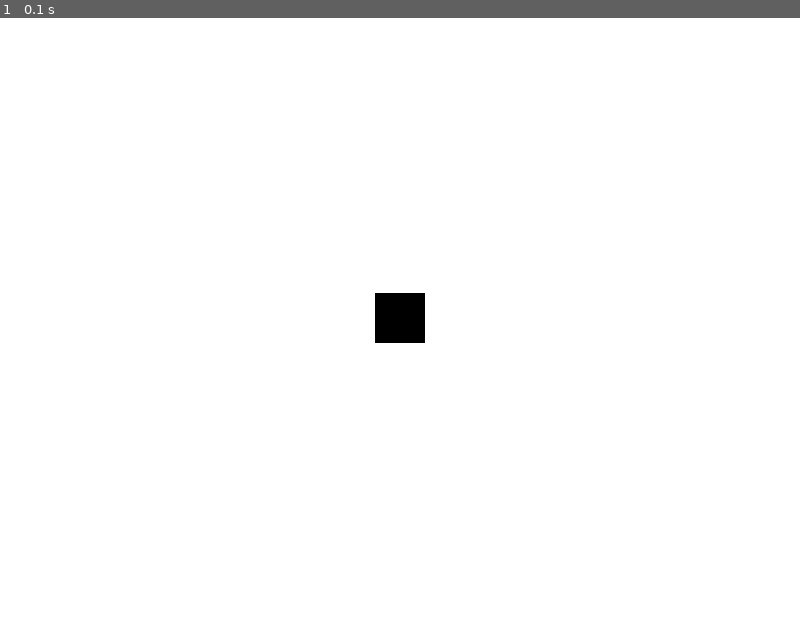
Above: before the commit, frame 1.
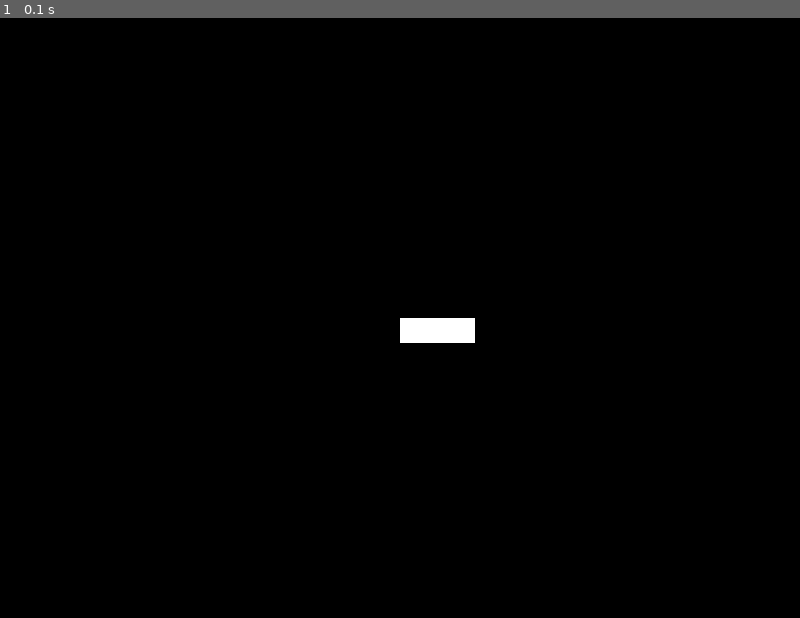
Above: after the commit, the same moment.

Repository: lachlanin4/CapstoneProject3-maze
Game: pygame game, started from MazeGame/maze.py
Two runs of this game, one before a commit and one after it. Both use one fixed random seed, a clock stepped at 60 frames per second and the inputs below.
Inputs:
- Up to frame 1 (0.1 s): no input

The runs differ from the first frame. In frame 1, 99% of the frame differs, in the area x 0-100%, y 0-100%.

Commit message:
Continue Learning Pygame and looked and made classes and notes according to mark scheme

Diff:
--- /dev/null
+++ b/MazeGame/gameEngine.py
@@ -0,0 +1,6 @@
+#Game engine class will manage game flow and interactions
+#will have methods for starting game, handling player input(so the arrow keys), update game state, check win lose conditions
+#Game engine initalises maze and places game entities (player, walls and exit and displays inital state)
+#process user input for player movement and update player's position accordingly. so the methods for moving up down and right etc will be in this class
+#check for collison with wall or if reached exit displaying appropriate messages
+#provide option to play again or quit
--- /dev/null
+++ b/MazeGame/gameEntity.py
@@ -0,0 +1,5 @@
+##Game entity will be ac lass that has attributes of x and y coordinates and a symbol(character representation)
+#The classes that will inherit GameEntity are Player, Wall and Exit, each of these classes need their own attributes and behviours/methods
+#Player needs to allow movement and track where the player is within the maze
+#Wall needs to block the players path and not let them move through it
+#Exit needs to tell the player that they have won
--- a/MazeGame/maze.py
+++ b/MazeGame/maze.py
@@ -14,16 +14,25 @@
     QUIT,
 )
 
+#Define constansts for screen width and heihgt, not sure why I need to do this
+SCREEN_WIDTH=800
+SCREEN_HEIGHT=600
+
 #initlaise pygame
 pygame.init()
 
 class Player(pygame.sprite.Sprite): #Player is the child class of pygame.sprite.Sprite() class so it inherits all the attributes and methods
     def __init__ (self):
-        super(Player, self).__init__()
+        #super(Player, self).__init__() #This way of calling super() function is for older versions of python
+        super().__init__() #calls init method of sprite
+        self.surf=pygame.Surface((75,25)) #The surface that will be drawn on screen is an attribute of 'player
+        self.surf.fill((255,255,255)) #Made it black
+        self.rect=self.surf.get_rect() #This is defining and initlasing .rect which will be used to draw the player later on
 
-#Define constansts for screen width and heihgt, not sure why I need to do this
-SCREEN_WIDTH=800
-SCREEN_HEIGHT=600
+#Instantiate player
+player=Player()
+
+
 
 #Create screen object
 screen=pygame.display.set_mode((SCREEN_WIDTH,SCREEN_HEIGHT)) #This returns a surface with the specified dimensions, it will be the inside of the window and the OS controls the borders and title bar
@@ -32,13 +41,16 @@
 #Asurface is a rectangular object on which you can draw
 
 #make screen white
-screen.fill((255,255,255))
+screen.fill((0,0,0))
 
 #create a surface, passing in width and length
 surf = pygame.Surface((50,50))
 
+""""""
+#Not using this line of code anymore
 #give surf colour to differentiate from screen
-surf.fill((0,0,0)) #filled with black
+#surf.fill((0,0,0)) #filled with white
+""""""
 rect=surf.get_rect() #access underlying Rect using .get_rect and this is stored for later
 
 #Need to use .blit() or .flip() to see what you have drawn on screen
@@ -46,7 +58,7 @@
 #you can only user blit from one surface to another
 
 #Draw surf onto screen with blit
-#surface to draw onto.blit(surface to be add),(x,y)
+#surface to draw onto.blit(surface to be drawn on),(x,y)
 #putting the coordinates as half of screens dimensions attempts to center the blit
 #but it won't s the coordinates will be the top left corner of the rectangle
 #screen.blit(surf,(SCREEN_WIDTH/2,SCREEN_HEIGHT/2))
@@ -56,6 +68,8 @@
 )
 #centered it properly with the above maths
 screen.blit(surf, surf_center)
+screen.blit(player.surf,(SCREEN_WIDTH/2,SCREEN_HEIGHT/2))
+#screen.blit(player.surf,player.rect) #When you blit onto the player.rect it puts it a the top left corner of the display
 #.flip updates the display with everything that's been drawn since last flip()
 pygame.display.flip()
 
--- /dev/null
+++ b/MazeGame/mazeClass.py
@@ -0,0 +1,2 @@
+#maze class needs to have attributes of width, height, maze layout, start and exit position
+#needs to have methods to generate and display the maze and check if player has reached exit
